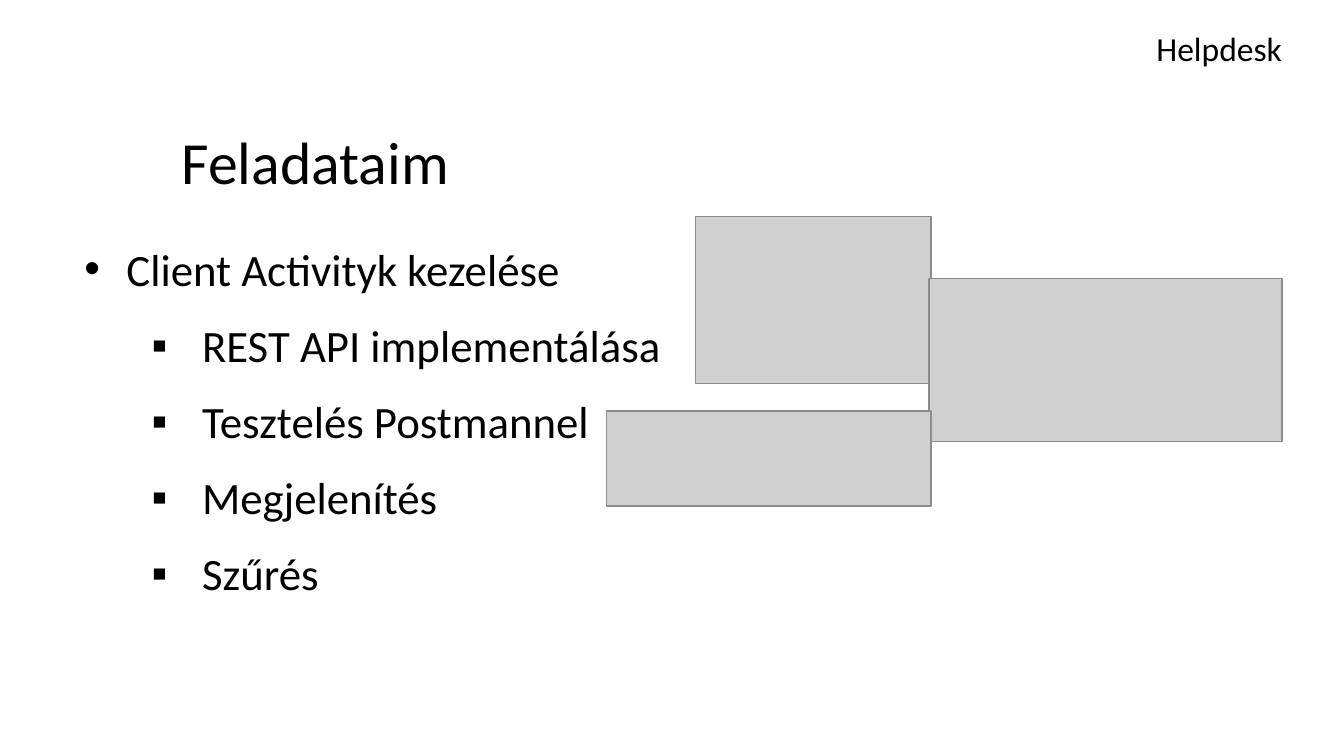
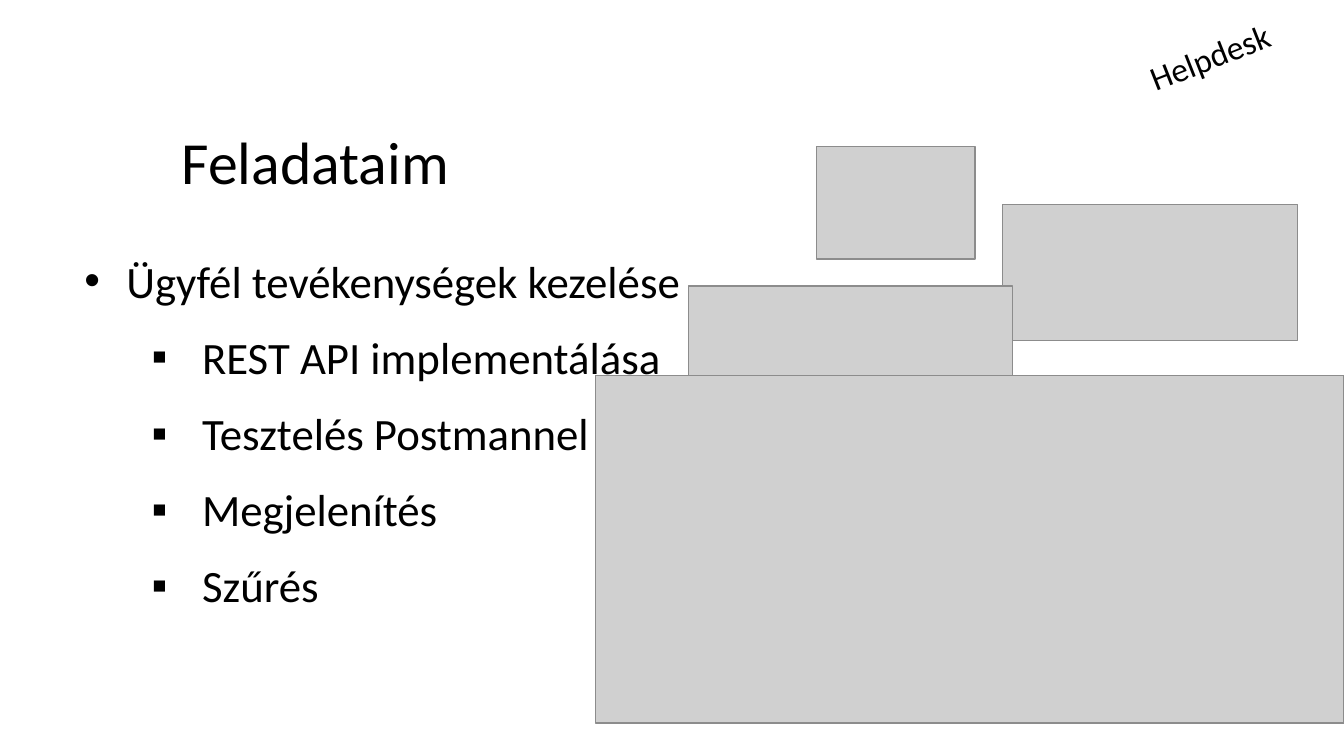
Before and after one commit to schonherz-java-ee-2016-q4/project, a slide deck: slide 5 of presentation/Helpdesk/Pintér Dávid/david_pinter_presentation.pptx. Drawn at 1344x756 pixels with LibreOffice and Linux fonts; fonts in the diff are those of the drawing; grey boxes stand for pictures; background and template pictures are left out. Boxes give left, top, right and bottom in pixels: in the first picture for what was removed or moved away, otherwise in the second. Text is boxed around its words. In the diff, an @@ line names an element or a change of style, - is before the commit and + after.

Commit message:
Presentation updated.

```diff
--- a/presentation/Helpdesk/Pintér Dávid/david_pinter_presentation.pptx
+++ b/presentation/Helpdesk/Pintér Dávid/david_pinter_presentation.pptx
@@ title "Helpdesk": place and size @@
-title "Helpdesk" at (1156, 37, 1282, 67)
+title "Helpdesk" at (1091, 0, 1325, 124)
@@ title "Helpdesk" at (1091, 0, 1325, 124): rotation 0 to 338 degrees @@
@@ picture: place and size @@
-picture at (696, 216, 931, 383)
+picture at (817, 146, 976, 259)
@@ picture: place and size @@
-picture at (929, 278, 1282, 441)
+picture at (1003, 204, 1298, 340)
@@ text "Ügyfél tevékenységek kezelése": place and size @@
-text "Ügyfél tevékenységek kezelése" at (126, 255, 660, 591)
+text "Ügyfél tevékenységek kezelése" at (126, 262, 680, 603)
@@ text at (126, 262, 680, 306): text changed @@
-• Client Activityk kezelése
+• Ügyfél tevékenységek kezelése
@@ picture: place and size @@
-picture at (606, 411, 930, 507)
+picture at (688, 286, 1012, 382)
@@ picture added at (595, 375, 1344, 723) @@
```
Also in this commit, not shown: 4 other slides changed, 1 slide removed.
